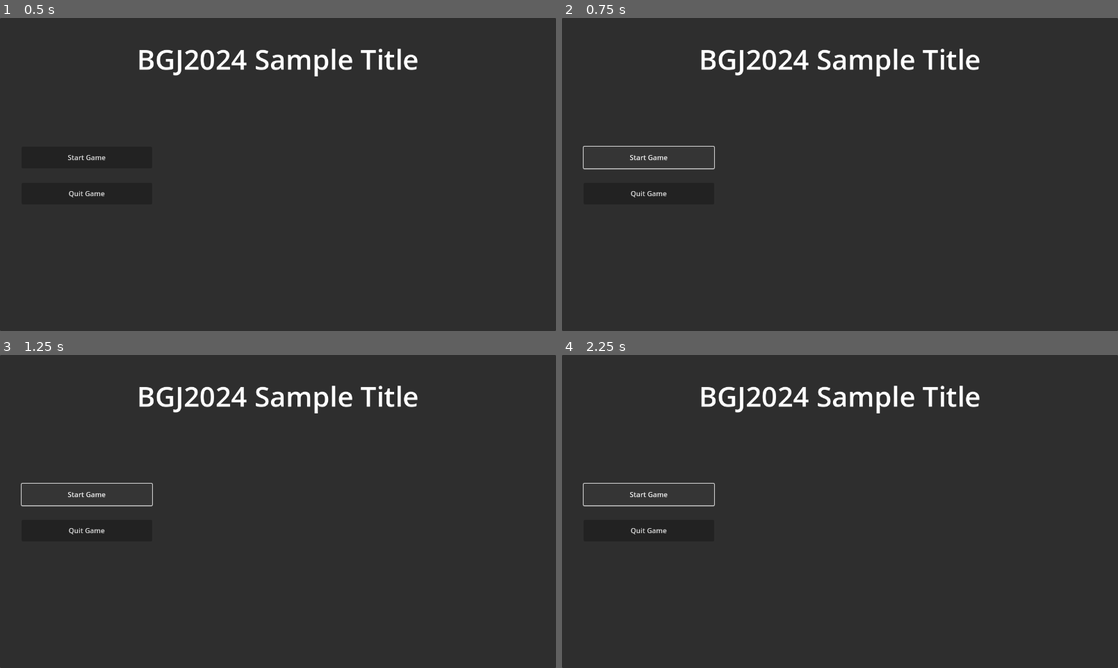
Above: before the commit, frames 1-4 (two rows, left to right).
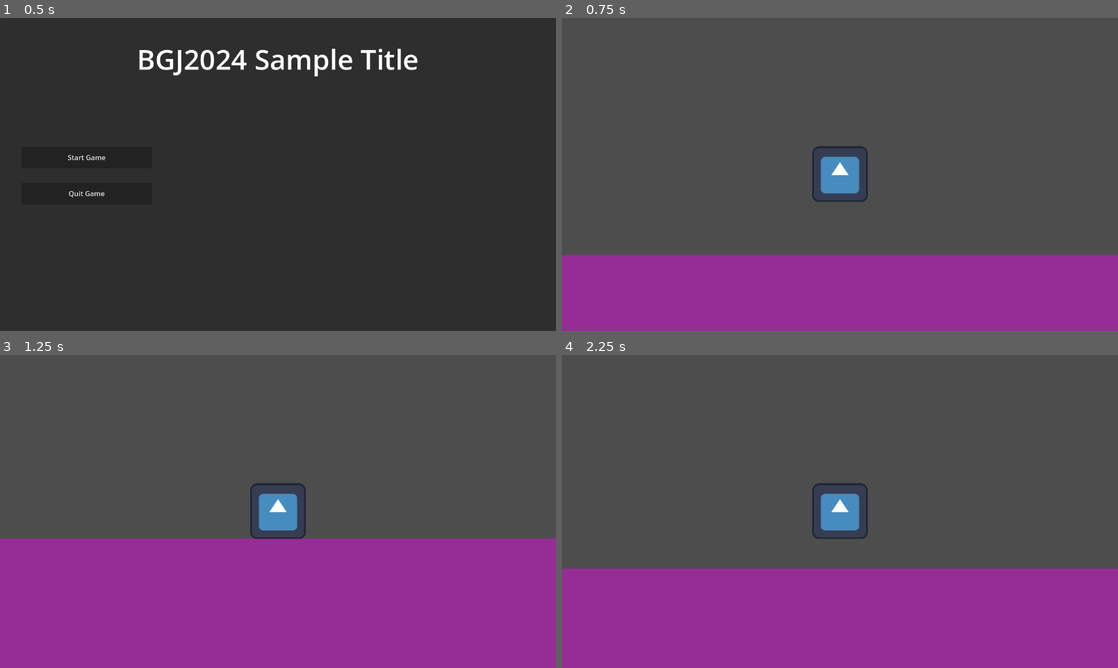
Above: after the commit, the same moments.

Repository: 20TB-ZipBomb/BGJ2024
Game: Godot game, scene res://scenes/main.tscn
Two runs of this game, one before a commit and one after it. Both use one fixed random seed, a clock stepped at 60 frames per second and the inputs below. The engine's default icon, where the game draws it, is replaced by a stand-in: a white triangle on a blue panel in a dark square.
Inputs (mouse positions are in pixels of both pictures, inside the frame that each line leads up to):
- Up to frame 1 (0.5 s): no input
- Up to frame 2 (0.75 s): click "Start Game" at 0.5 s
- Up to frame 3 (1.25 s): no input
- Up to frame 4 (2.25 s): click (650, 495) at 1.25 s, where only the run before the commit has a clickable "Start Game"; tap Enter (ui_accept) at 2 s; hold D (move_right) from 2.03 s (still down)

Frame 1 is identical in both runs. In frame 2, 98% of the frame differs, in the area x 0-100%, y 0-100%; in frame 3, 98%; in frame 4, 98%.

Commit message:
Added scene changing functionality

Diff:
--- a/project.godot
+++ b/project.godot
@@ -14,6 +14,10 @@
 run/main_scene="res://scenes/main.tscn"
 config/features=PackedStringArray("4.3", "Forward Plus")
 config/icon="res://icon.svg"
+
+[autoload]
+
+Globals="*res://scripts/autoloads/globals.gd"
 
 [display]
 
--- a/scenes/main.tscn
+++ b/scenes/main.tscn
@@ -1,10 +1,14 @@
-[gd_scene load_steps=2 format=3 uid="uid://mrwfhtbww3xe"]
+[gd_scene load_steps=3 format=3 uid="uid://mrwfhtbww3xe"]
 
+[ext_resource type="Script" path="res://scripts/main.gd" id="1_pytbp"]
 [ext_resource type="PackedScene" uid="uid://dqboerkph0roh" path="res://scenes/ui/main_menu.tscn" id="2_2ff72"]
 
-[node name="Main" type="Node"]
+[node name="Main" type="Node" node_paths=PackedStringArray("level_container", "ui_container")]
+script = ExtResource("1_pytbp")
+level_container = NodePath("LevelContainer")
+ui_container = NodePath("UI")
 
-[node name="Game" type="Node2D" parent="."]
+[node name="LevelContainer" type="Node2D" parent="."]
 
 [node name="UI" type="Control" parent="."]
 layout_mode = 3
--- a/scenes/ui/main_menu.tscn
+++ b/scenes/ui/main_menu.tscn
@@ -1,6 +1,7 @@
-[gd_scene load_steps=4 format=3 uid="uid://dqboerkph0roh"]
+[gd_scene load_steps=5 format=3 uid="uid://dqboerkph0roh"]
 
 [ext_resource type="Script" path="res://scripts/ui/main_menu.gd" id="1_hj6qr"]
+[ext_resource type="PackedScene" uid="uid://b1amqp52ot6iw" path="res://scenes/levels/test_level.tscn" id="2_mww2v"]
 
 [sub_resource type="SystemFont" id="SystemFont_em61w"]
 
@@ -16,6 +17,7 @@
 grow_horizontal = 2
 grow_vertical = 2
 script = ExtResource("1_hj6qr")
+start_game_level = ExtResource("2_mww2v")
 
 [node name="PanelContainer" type="PanelContainer" parent="."]
 layout_mode = 1
--- /dev/null
+++ b/scripts/autoloads/globals.gd
@@ -0,0 +1,5 @@
+extends Node
+
+# Global script for holding references to things and stuff
+var main: Node
+var player: CharacterBody2D
--- /dev/null
+++ b/scripts/main.gd
@@ -0,0 +1,22 @@
+extends Node
+
+@export var level_container: Node2D
+@export var ui_container: Control
+
+var current_level: Node2D = null
+
+func _ready() -> void:
+	Globals.main = self
+
+func unload_level() -> void:
+	if is_instance_valid(current_level):
+		current_level.queue_free()
+	current_level = null
+
+func load_level(level: PackedScene) -> void:
+	unload_level()
+	var level_scene: PackedScene = load(level.get_path())
+
+	if level_scene:
+		current_level = level_scene.instantiate()
+		level_container.add_child(current_level)
--- a/scripts/ui/main_menu.gd
+++ b/scripts/ui/main_menu.gd
@@ -1,7 +1,10 @@
 extends Control
 
+@export var start_game_level: PackedScene
+
 func _on_start_game_pressed() -> void:
-	pass # Replace with function body.
+	Globals.main.load_level(start_game_level)
+	self.hide()
 
 
 func _on_quit_game_pressed() -> void:
